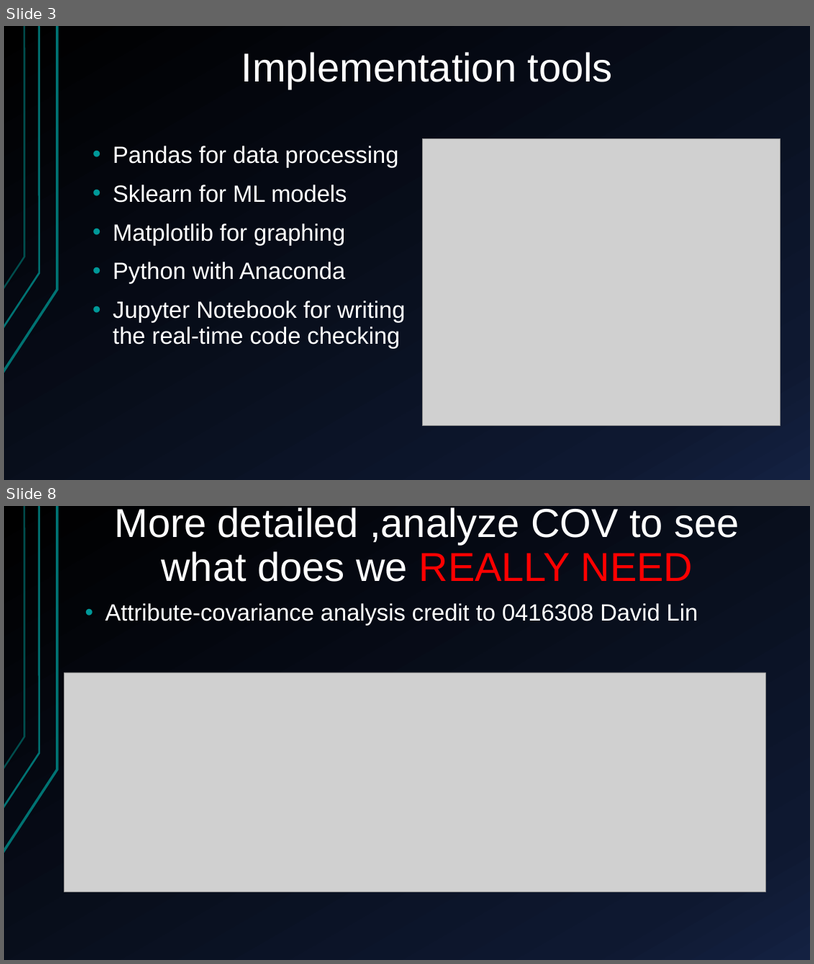
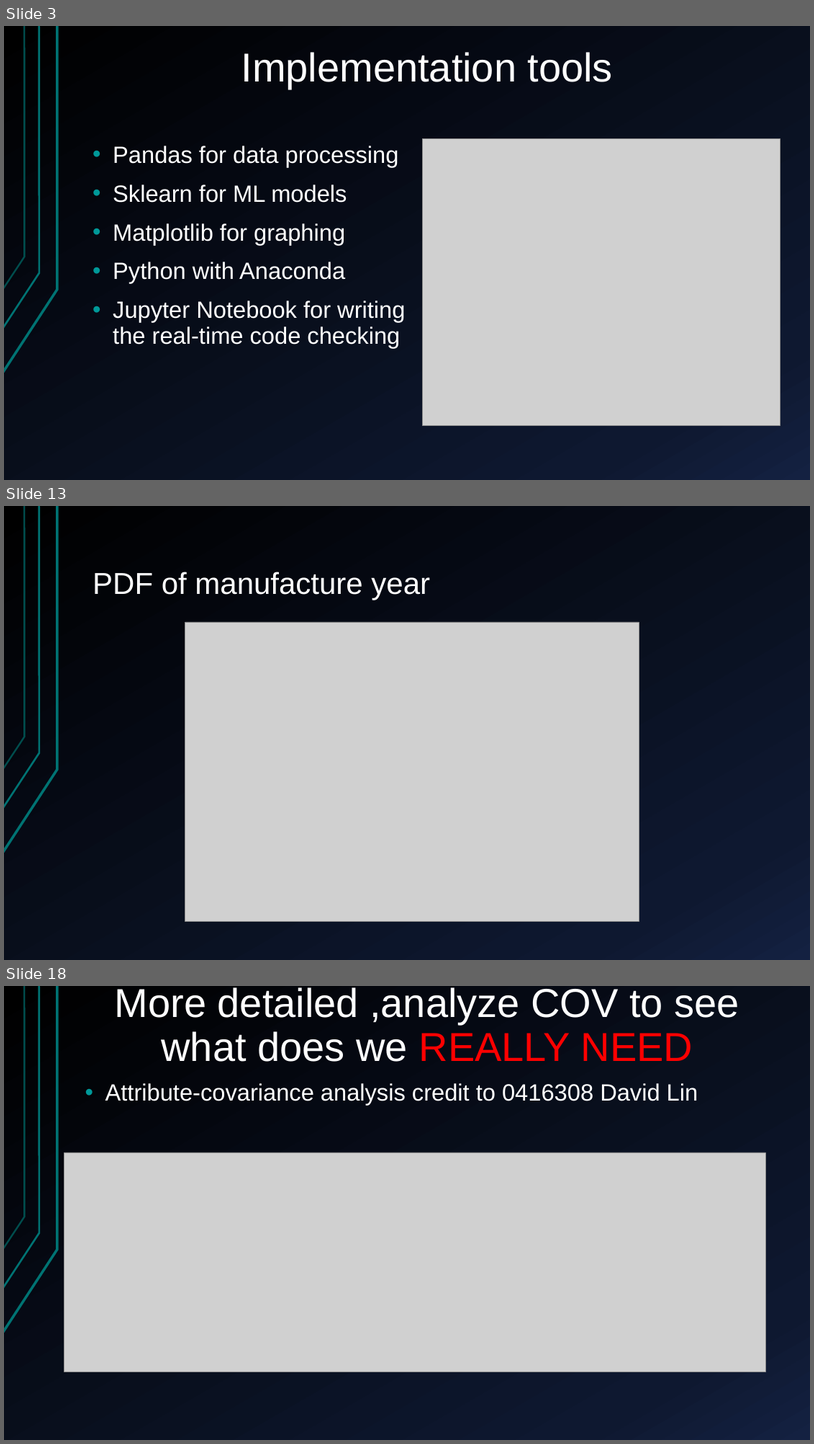
Before and after one commit to Alfons0329/Machine_Learning_Fall_2017, a slide deck: Final_proj/Presentation.pptx. Shown one above the other, each under a label of ours: slides 3 and 8 before the commit, slides 3, 13 and 18 after it; the slides between them are not shown. The pictures are 814x964 and 814x1444 pixels, drawn with LibreOffice and Linux fonts; fonts in the diff are those of the drawing; grey boxes stand for pictures. Boxes give left, top, right and bottom in pixels: in the first picture for what was removed or moved away, otherwise in the second. Text is boxed around its words. In the diff, an @@ line names an element or a change of style, - is before the commit and + after.

```diff
--- a/Final_proj/Presentation.pptx
+++ b/Final_proj/Presentation.pptx
@@ slide 13 added at [4,506,810,960], background gradient #000000 to #0F1931 to #142242; not listed: 3 template elements that a slide beside it also shows @@
@@ title added at [93,572,430,600], 36 pt, text #FFFFFF @@
+PDF of manufacture year
@@ picture added at [185,622,639,921] @@
@@ what was slide 8 is now slide 18 @@
```
Also in this commit, not shown: 10 slides changed, 15 other slides added, 3 slides removed, 5 other files.
